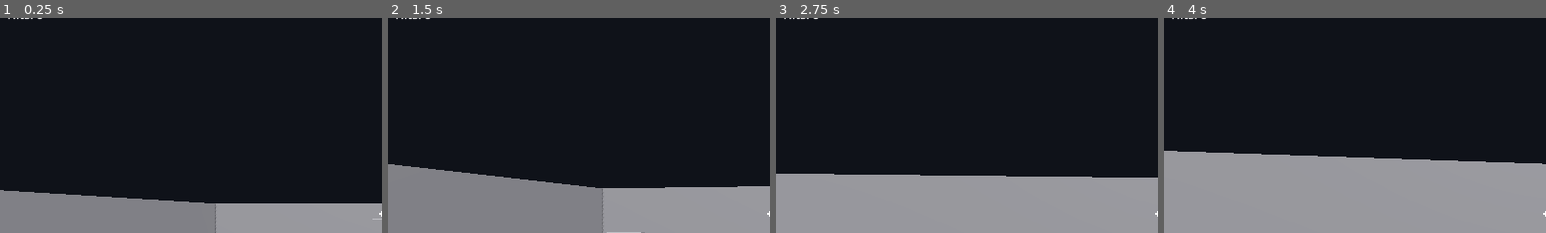
Above: before the commit, frames 1-4 (left to right).
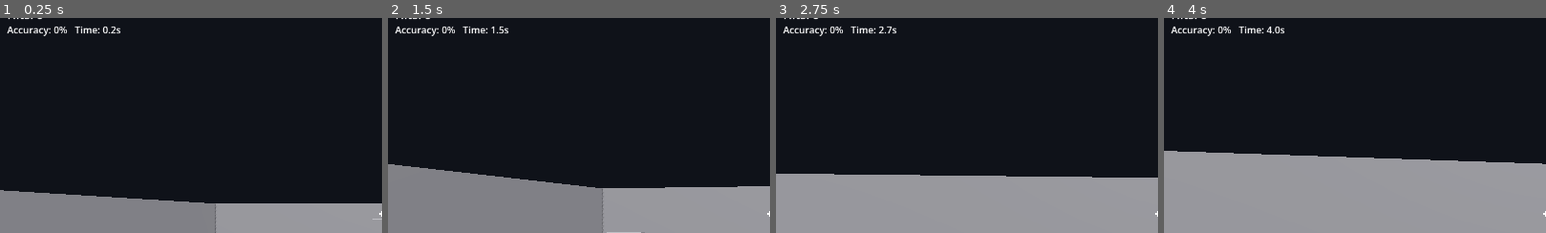
Above: after the commit, the same moments.

Repository: abdulakimabdimanapov-rgb/JUPI
Game: Godot game, scene res://scenes/main_3d.tscn
The game is run twice, just before and just after one commit, with the same random seed, the same clock (stepped at 60 frames per second) and the same inputs.
Inputs (mouse positions are % of the whole screen's width and height, from its top left):
- Up to frame 1 (0.25 s): no input
- Up to frame 2 (1.5 s): move the mouse to (55, 50) at 0.52 s; hold W (move_forward) from 0.53 s (still down); click (55, 50) at 0.67 s; move the mouse to (45, 50) at 1.27 s; click (45, 50) at 1.42 s
- Up to frame 3 (2.75 s): keep holding W (move_forward); move the mouse to (52, 48) at 2.02 s; click (52, 48) at 2.17 s
- Up to frame 4 (4 s): keep holding W (move_forward); move the mouse to (49, 52) at 2.77 s; click (49, 52) at 2.92 s; tap Enter at 3.5 s; move the mouse to (57, 51) at 3.52 s; click (57, 51) at 3.67 s
The pictures show only the part of the screen within x 0-50%, y 4-54%; the shares and areas given below are measured in that part.

The runs differ from the first frame. In frame 1, 0.5% of the frame differs, in the area x 1-32%, y 3-9%; in frame 2, 0.5%; in frame 3, 0.5%; in frame 4, 0.5%.

Commit message:
Add session score stats: aim accuracy and elapsed time
Track every fired shot (hit or miss) alongside hits, and the elapsed
session time. The HUD now shows "Accuracy: NN%   Time: S.Ss" under the
hit counter, updated every frame. Accuracy = hits / shots; restarting
the scene resets the score naturally.

🤖 Generated with Codebuff
Co-Authored-By: Codebuff <noreply@codebuff.com>

Diff:
--- a/scenes/main_3d.tscn
+++ b/scenes/main_3d.tscn
@@ -210,3 +210,12 @@
 theme_override_font_sizes/font_size = 20
 theme_override_colors/font_color = Color(1, 1, 1, 1)
 text = "Hits: 0"
+
+[node name="StatsLabel" type="Label" parent="CrosshairUI"]
+offset_left = 12.0
+offset_top = 40.0
+offset_right = 320.0
+offset_bottom = 62.0
+theme_override_font_sizes/font_size = 16
+theme_override_colors/font_color = Color(1, 1, 1, 1)
+text = "Accuracy: 0%   Time: 0.0s"
--- a/scripts/main_3d.gd
+++ b/scripts/main_3d.gd
@@ -1,10 +1,14 @@
 extends Node3D
 ## Main scene for the JUPI minimal 3D prototype.
 ##
-## Owns the aim mechanic: when the player fires (player_3d.gd emits
-## aim_requested on LMB while the mouse is captured), a ray is cast from
-## the exact center of the head camera. If it hits the target cube the hit
-## is counted and the target moves to another spot in the room.
+## Owns the aim mechanic and the session score:
+## - When the player fires (player_3d.gd emits aim_requested on LMB while
+##   the mouse is captured), a ray is cast from the exact center of the
+##   head camera. If it hits the target cube the hit is counted and the
+##   target moves to another spot in the room.
+## - Every fired shot (hit or miss) is counted, so accuracy is
+##   hits / shots. Elapsed session time is tracked and both are shown in
+##   the HUD. A scene restart resets the score naturally.
 ##
 ## Everything else (movement, mouse look, world geometry) lives in the
 ## scenes / player_3d.gd and is intentionally untouched here.
@@ -24,18 +28,30 @@
 const RAY_LENGTH := 100.0
 
 var _hits := 0
+var _shots := 0
+var _elapsed := 0.0
 
 @onready var _target: StaticBody3D = $Target
 @onready var _player: CharacterBody3D = $Player
 @onready var _head: Camera3D = $Player/Head
 @onready var _hits_label: Label = $CrosshairUI/HitsLabel
+@onready var _stats_label: Label = $CrosshairUI/StatsLabel
 
 
 func _ready() -> void:
 	_player.aim_requested.connect(_on_aim_requested)
+	_hits_label.text = "Hits: %d" % _hits
+	_stats_label.text = _stats_text()
+
+
+func _process(delta: float) -> void:
+	_elapsed += delta
+	_stats_label.text = _stats_text()
 
 
 func _on_aim_requested() -> void:
+	_shots += 1  # every fired shot counts, hit or miss
+
 	# Ray starts at the camera and goes straight through the crosshair center.
 	var origin: Vector3 = _head.global_position
 	var end: Vector3 = origin - _head.global_transform.basis.z * RAY_LENGTH
@@ -44,12 +60,13 @@
 	var result := get_world_3d().direct_space_state.intersect_ray(query)
 
 	if result.is_empty():
-		return
+		return  # hit nothing: a missed shot
 	if result.collider != _target:
-		return  # clicked on the floor / a wall / a block: no hit
+		return  # hit the floor / a wall / a block: a missed shot
 
 	_hits += 1
 	_hits_label.text = "Hits: %d" % _hits
+	_stats_label.text = _stats_text()
 	_move_target()
 
 
@@ -58,3 +75,10 @@
 		func(pos: Vector3) -> bool: return pos != _target.position
 	)
 	_target.position = free[randi() % free.size()]
+
+
+func _stats_text() -> String:
+	var acc := 0
+	if _shots > 0:
+		acc = int(round(100.0 * float(_hits) / float(_shots)))
+	return "Accuracy: %d%%   Time: %.1fs" % [acc, _elapsed]
